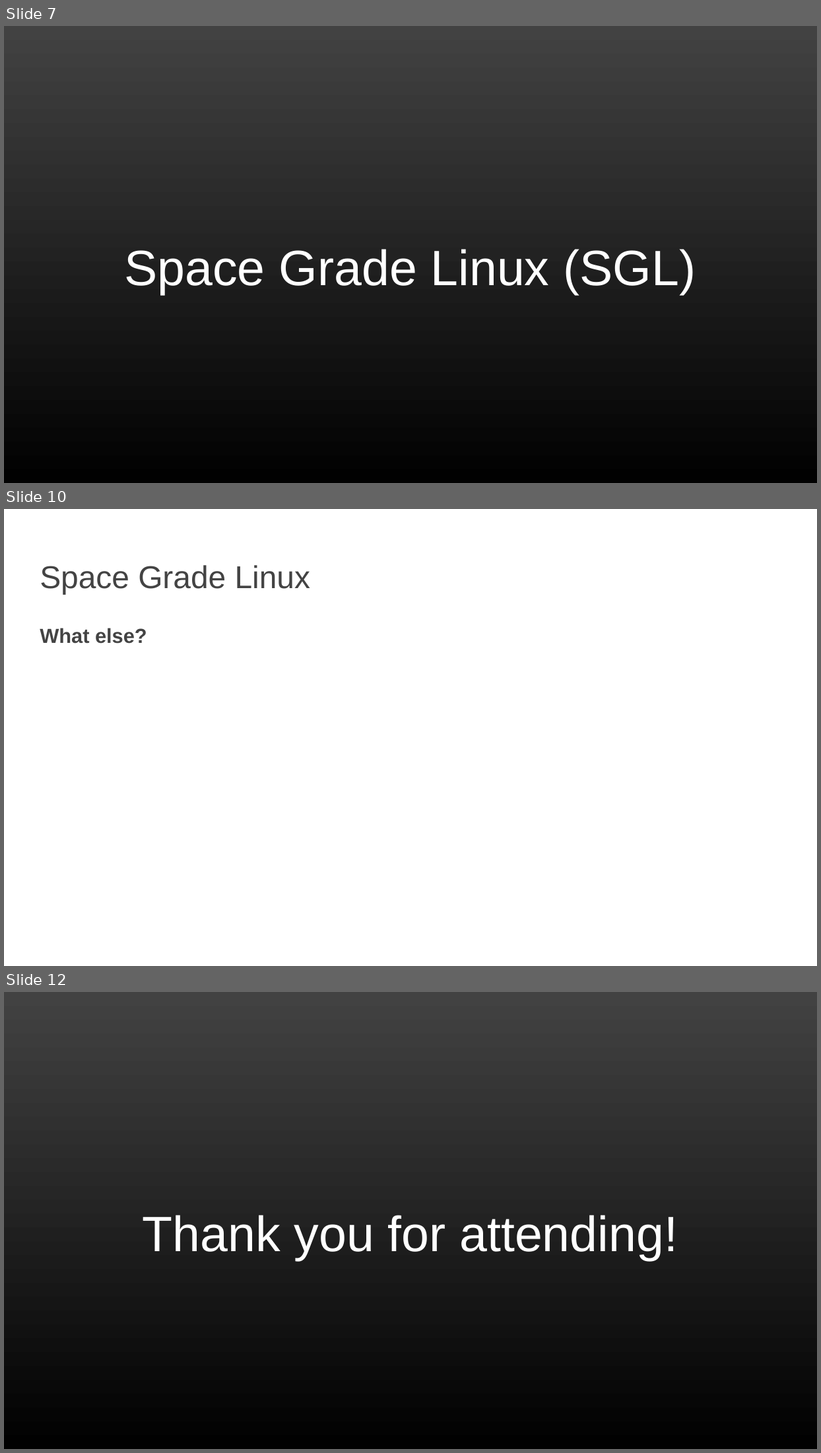
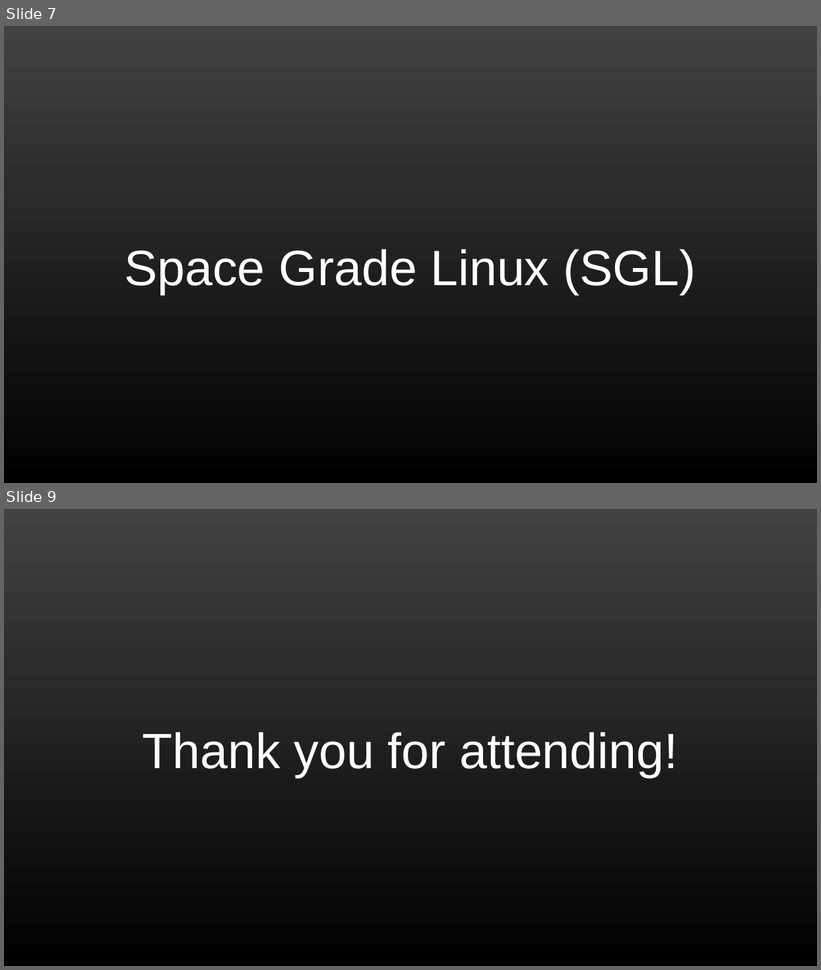
Before and after one commit to elisa-tech/wg-aerospace, a slide deck: presentations/ELISA-FSW-March2025.pptx. Shown one above the other, each under a label of ours: slides 7, 10 and 12 before the commit, slides 7 and 9 after it; the slides between them are not shown. The pictures are 821x1453 and 821x970 pixels, drawn with LibreOffice and Linux fonts; fonts in the diff are those of the drawing; background and template pictures are left out. Boxes give left, top, right and bottom in pixels: in the first picture for what was removed or moved away, otherwise in the second. Text is boxed around its words. In the diff, an @@ line names an element or a change of style, - is before the commit and + after.

```diff
--- a/presentations/ELISA-FSW-March2025.pptx
+++ b/presentations/ELISA-FSW-March2025.pptx
@@ slide 10 removed at (x1=4, y1=509, x2=817, y2=966), background #FFFFFF @@
@@ title removed at (x1=40, y1=565, x2=310, y2=594) @@
-Space Grade Linux
@@ text removed at (x1=40, y1=628, x2=147, y2=644) @@
-What else?
@@ what was slide 12 is now slide 9 @@
```
Also in this commit, not shown: 4 slides changed, 2 other slides removed.
